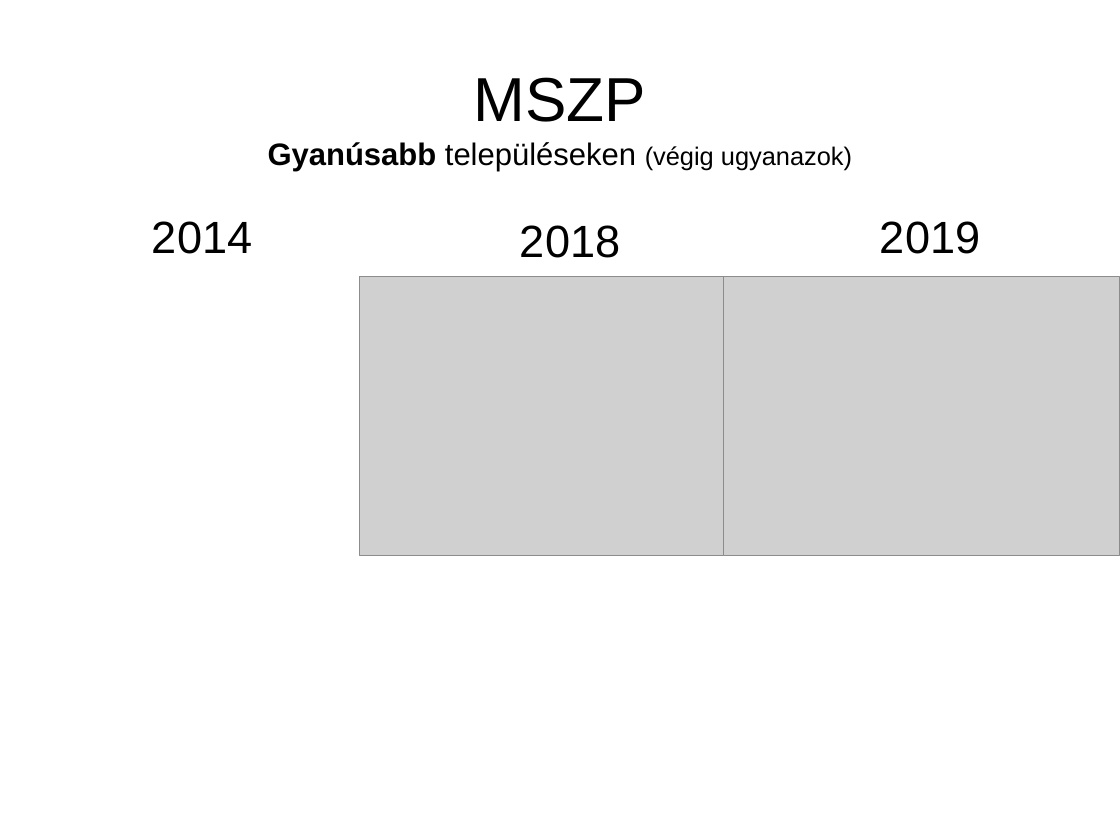
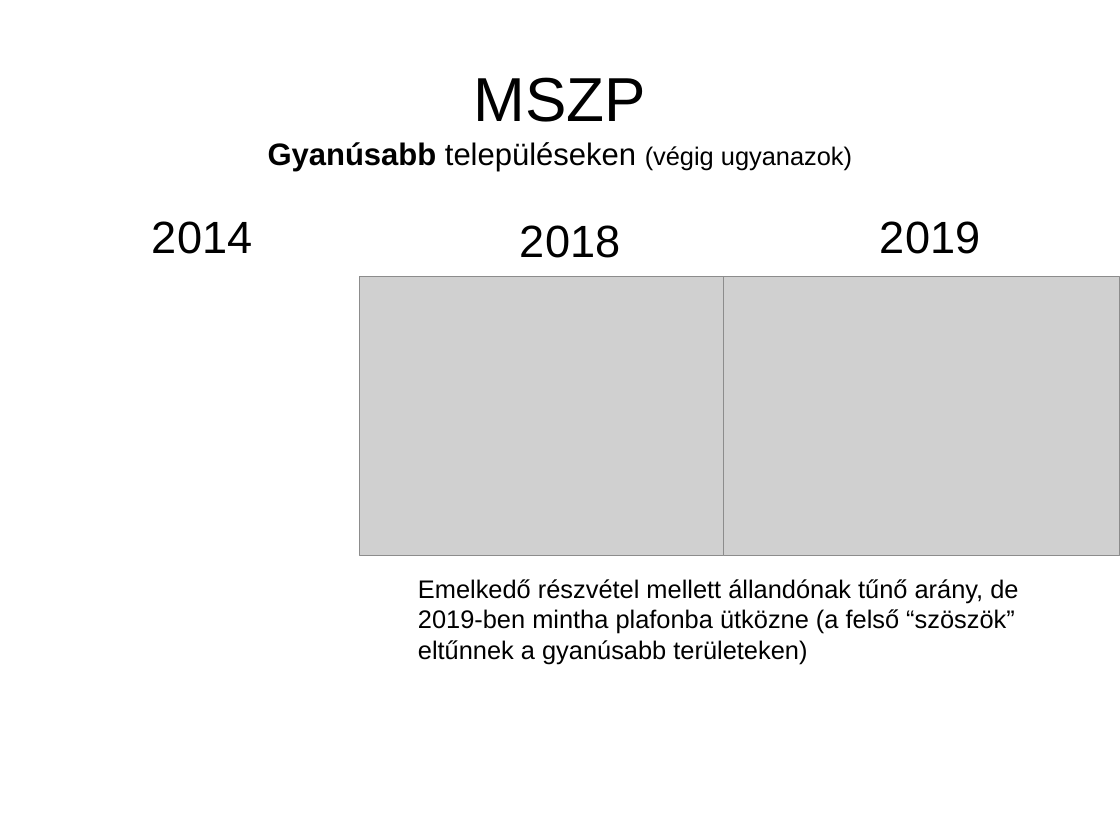
Before and after one commit to brezniczky/ep_elections_2019_hun, a slide deck: slide 29 of slides/hun/slides.odp. Drawn at 1120x840 pixels with LibreOffice and Linux fonts; fonts in the diff are those of the drawing; grey boxes stand for pictures. Boxes give left, top, right and bottom in pixels: in the first picture for what was removed or moved away, otherwise in the second. Text is boxed around its words. In the diff, an @@ line names an element or a change of style, - is before the commit and + after.

```diff
--- a/slides/hun/slides.odp
+++ b/slides/hun/slides.odp
@@ text added at (x1=418, y1=579, x2=1018, y2=664), 18 pt, text #000000 @@
+Emelkedő részvétel mellett állandónak tűnő arány, de 2019-ben mintha plafonba ütközne (a felső “szöszök” eltűnnek a gyanúsabb területeken)
```
Also in this commit, not shown: 24 other slides changed, 3 slides added.
